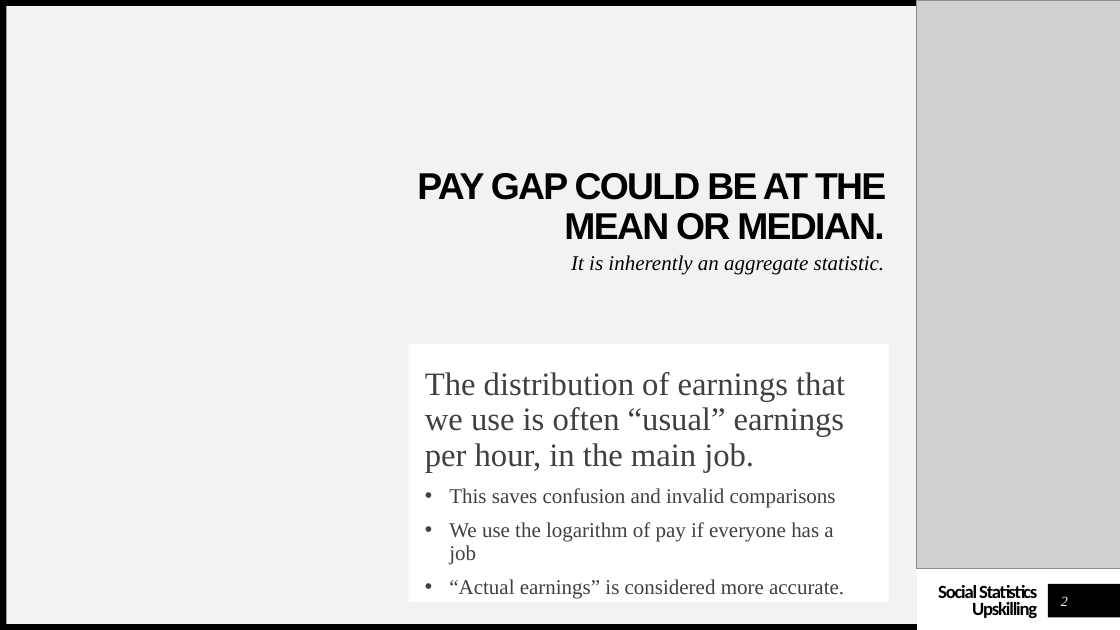
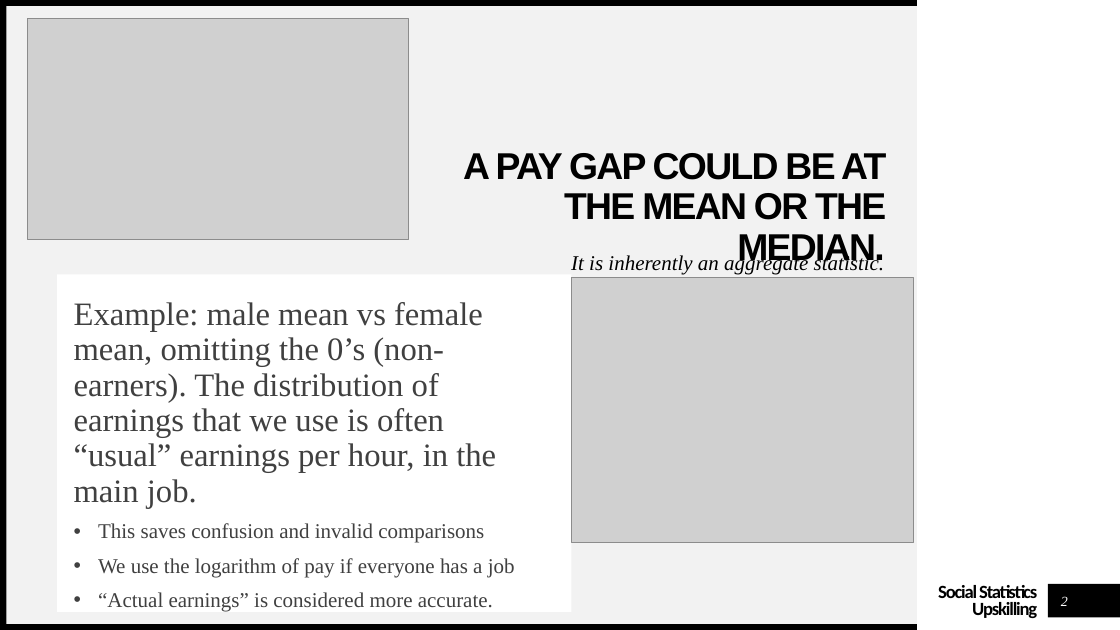
Before and after one commit to WendyOlsen/Upskilling2024, a slide deck: slide 2 of Pay Gap presentation.pptx. Drawn at 1120x630 pixels with LibreOffice and Linux fonts; fonts in the diff are those of the drawing; grey boxes stand for pictures. Boxes give left, top, right and bottom in pixels: in the first picture for what was removed or moved away, otherwise in the second. Text is boxed around its words. In the diff, an @@ line names an element or a change of style, - is before the commit and + after.

```diff
--- a/Pay Gap presentation.pptx
+++ b/Pay Gap presentation.pptx
@@ picture added at bbox=[28, 18, 408, 240] @@
@@ picture removed at bbox=[917, 0, 1120, 569] @@
@@ title at bbox=[463, 153, 886, 267]: text changed @@
-PAY GAP COULD BE AT THE MEAN OR MEDIAN.
+A PAY GAP COULD BE AT THE MEAN OR THE MEDIAN.
@@ text "Example: male mean vs female ...": place and size @@
-text "Example: male mean vs female ..." at bbox=[408, 344, 889, 602]
+text "Example: male mean vs female ..." at bbox=[57, 275, 571, 613]
@@ picture added at bbox=[571, 278, 914, 543] @@
@@ text at bbox=[74, 302, 496, 508]: text changed @@
-The distribution of earnings that we use is often “usual” earnings per hour, in the main job.
+Example: male mean vs female mean, omitting the 0’s (non-earners). The distribution of earnings that we use is often “usual” earnings per hour, in the main job.
```
Also in this commit, not shown: 5 other slides changed, 4 slides added, 3 slides removed, 1 other file.
